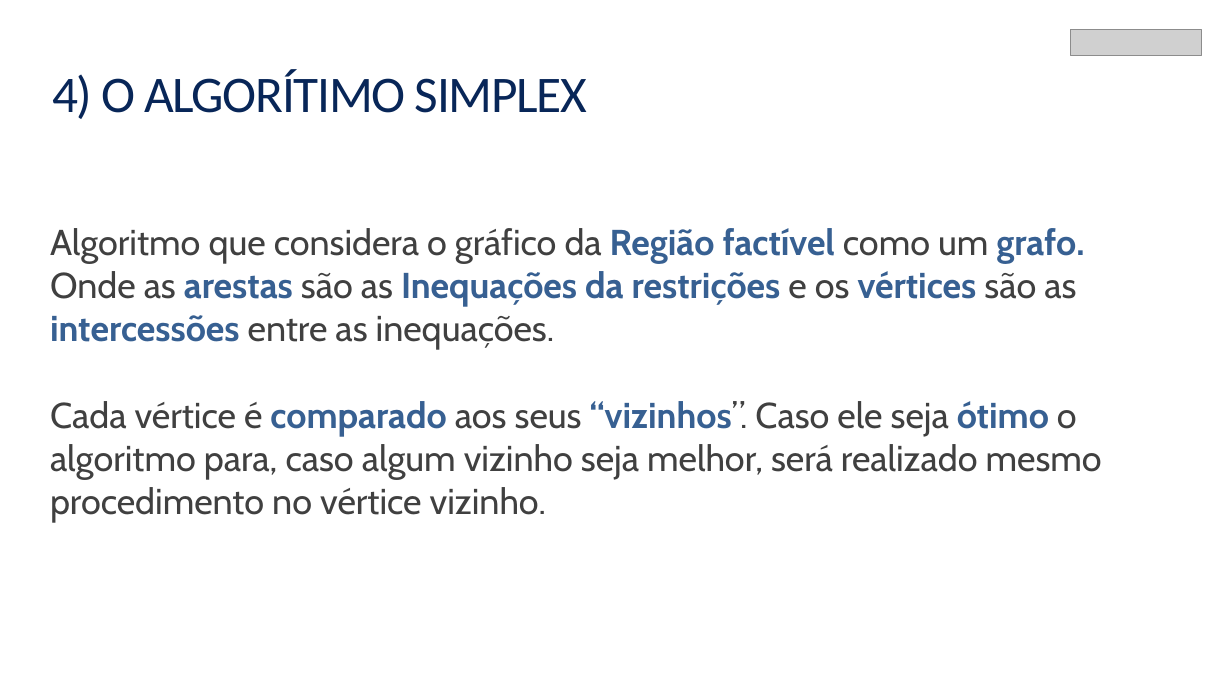
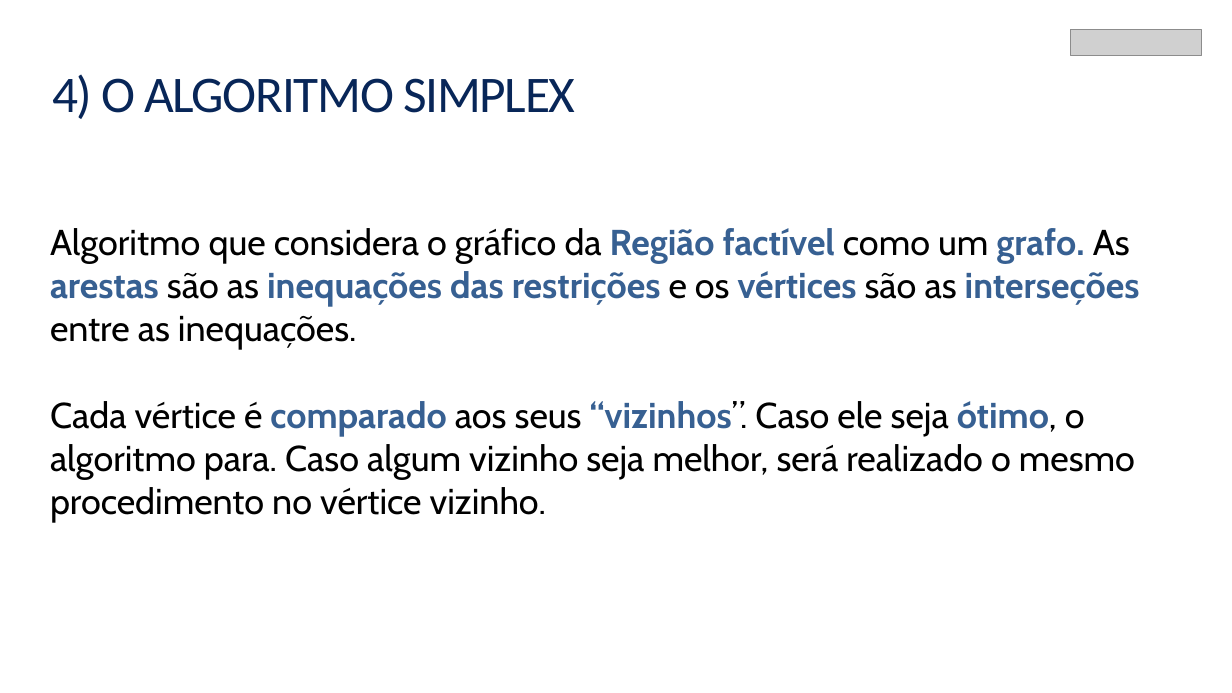
Before and after one commit to sergiosilvar/simplex_prog_linear, a slide deck: slide 10 of APRESENTAÇÃO SIMPLEX.pptx. Drawn at 1232x693 pixels with LibreOffice and Linux fonts; fonts in the diff are those of the drawing; grey boxes stand for pictures. Boxes give left, top, right and bottom in pixels: in the first picture for what was removed or moved away, otherwise in the second. Text is boxed around its words. In the diff, an @@ line names an element or a change of style, - is before the commit and + after.

```diff
--- a/APRESENTAÇÃO SIMPLEX.pptx
+++ b/APRESENTAÇÃO SIMPLEX.pptx
@@ text at <box>52,75,575,119</box>: text changed @@
-4) O ALGORÍTIMO SIMPLEX
+4) O ALGORITMO SIMPLEX
@@ text at <box>50,228,1140,523</box>: text changed; text colour gradient #404040 to #595959 to #000000 @@
-Algoritmo que considera o gráfico da Região factível como um grafo. Onde as arestas são as Inequações da restrições e os vértices são as intercessões entre as inequações.
-Cada vértice é comparado aos seus “vizinhos”. Caso ele seja ótimo o algoritmo para, caso algum vizinho seja melhor, será realizado mesmo procedimento no vértice vizinho.
+Algoritmo que considera o gráfico da Região factível como um grafo. As arestas são as inequações das restrições e os vértices são as interseções entre as inequações.
+Cada vértice é comparado aos seus “vizinhos”. Caso ele seja ótimo, o algoritmo para. Caso algum vizinho seja melhor, será realizado o mesmo procedimento no vértice vizinho.
```
Also in this commit, not shown: 13 other slides changed, 1 slide added.
